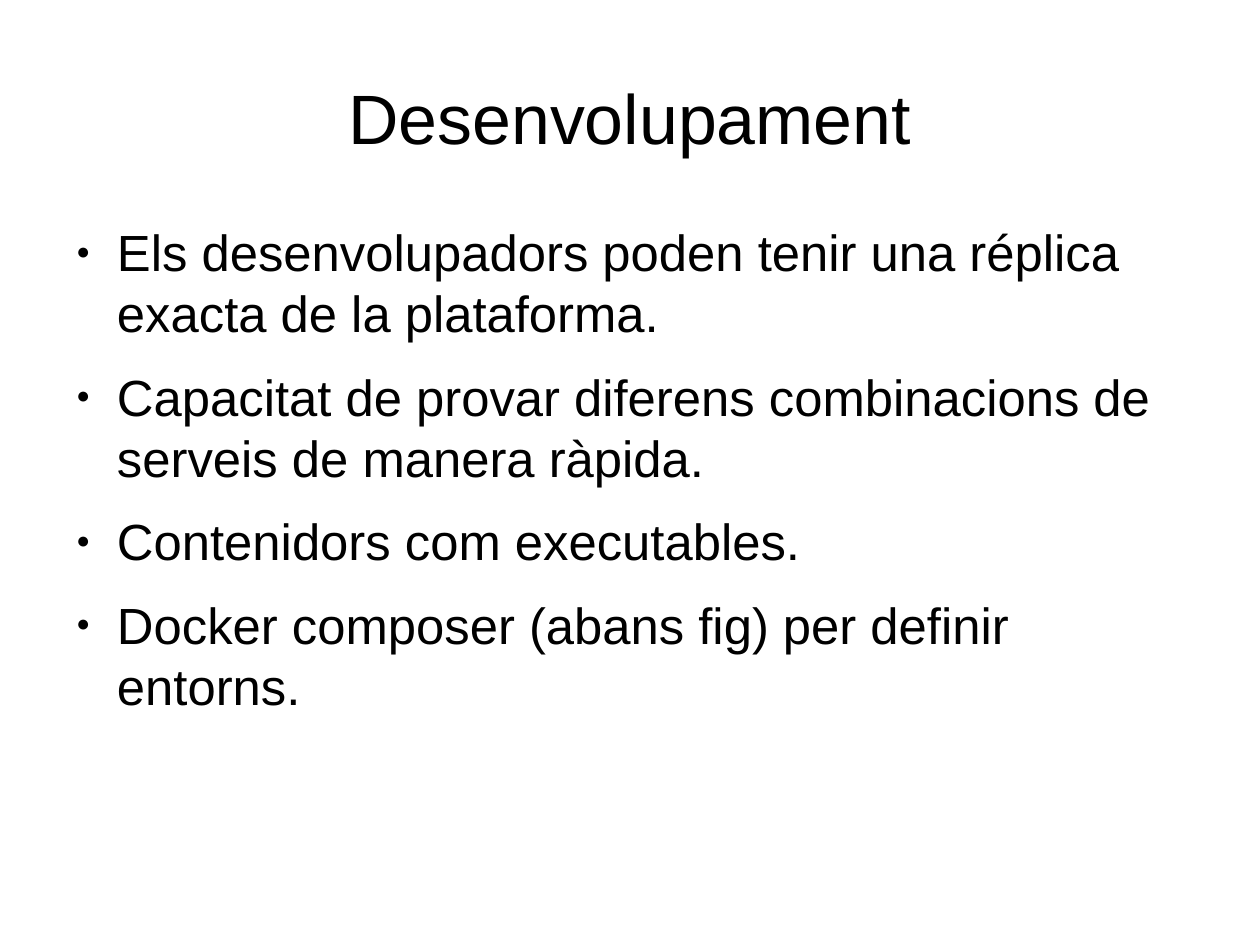
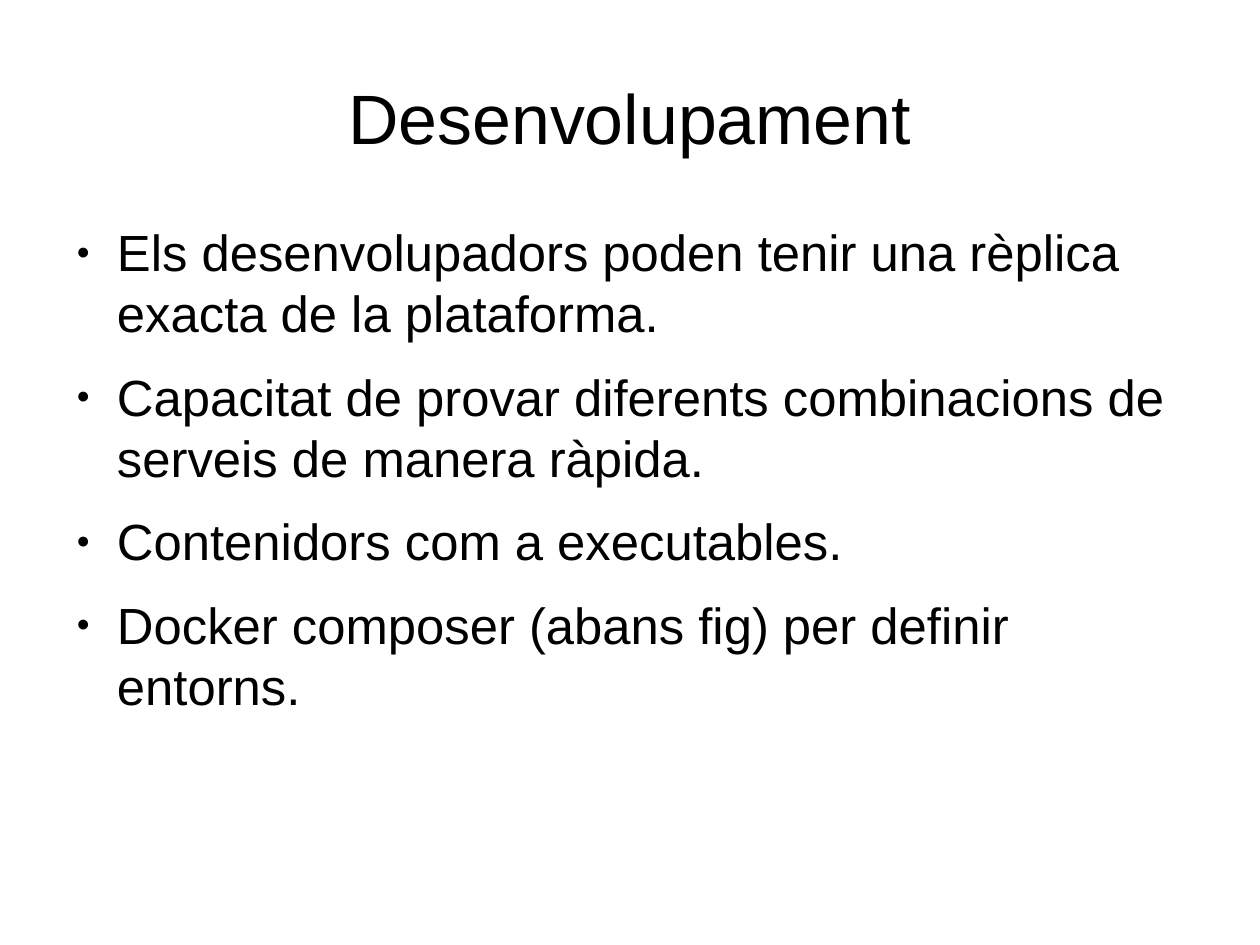
Before and after one commit to itorres/var, a slide deck: slide 11 of 2015/Cafè amb Web Manresa 201506/Docker en context - Cafè amb Web 201506.odp. Drawn at 1260x945 pixels with LibreOffice and Linux fonts; fonts in the diff are those of the drawing. Boxes give left, top, right and bottom in pixels: in the first picture for what was removed or moved away, otherwise in the second. Text is boxed around its words. In the diff, an @@ line names an element or a change of style, - is before the commit and + after.

```diff
--- a/2015/Cafè amb Web Manresa 201506/Docker en context - Cafè amb Web 201506.odp
+++ b/2015/Cafè amb Web Manresa 201506/Docker en context - Cafè amb Web 201506.odp
@@ text at <box>117,233,1164,561</box>: text changed @@
-● Els desenvolupadors poden tenir una réplica exacta de la plataforma.
-● Capacitat de provar diferens combinacions de serveis de manera ràpida.
-● Contenidors com executables.
+● Els desenvolupadors poden tenir una rèplica exacta de la plataforma.
+● Capacitat de provar diferents combinacions de serveis de manera ràpida.
+● Contenidors com a executables.
```
Also in this commit, not shown: 5 other slides changed, 1 other file.
